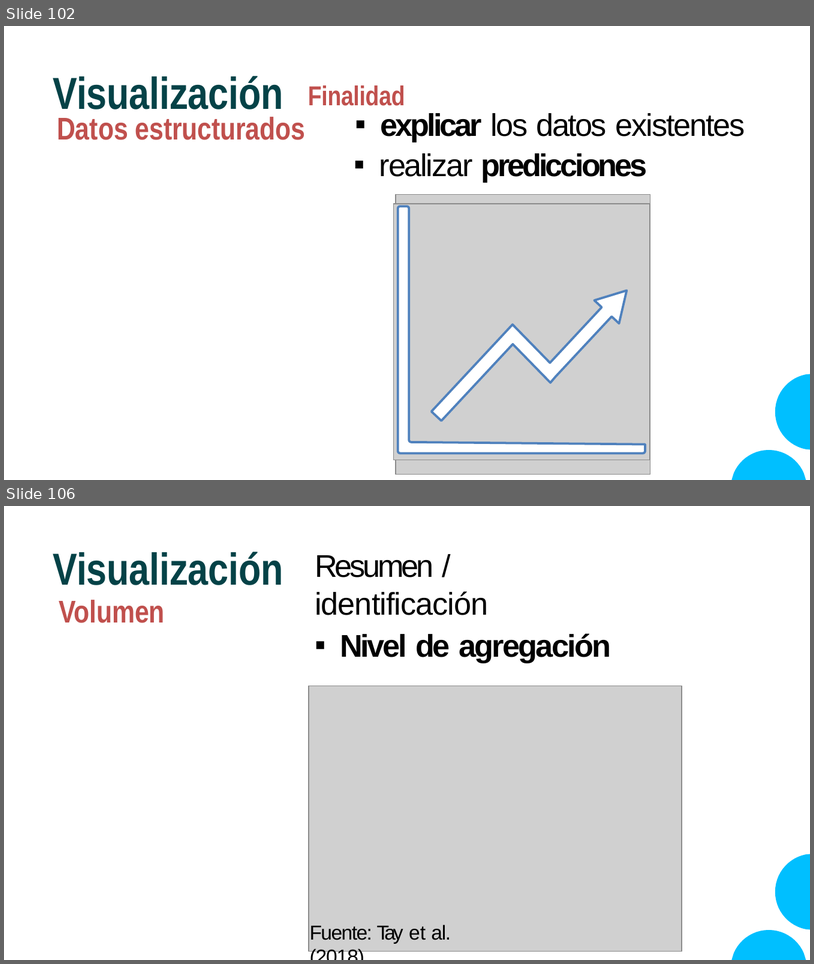
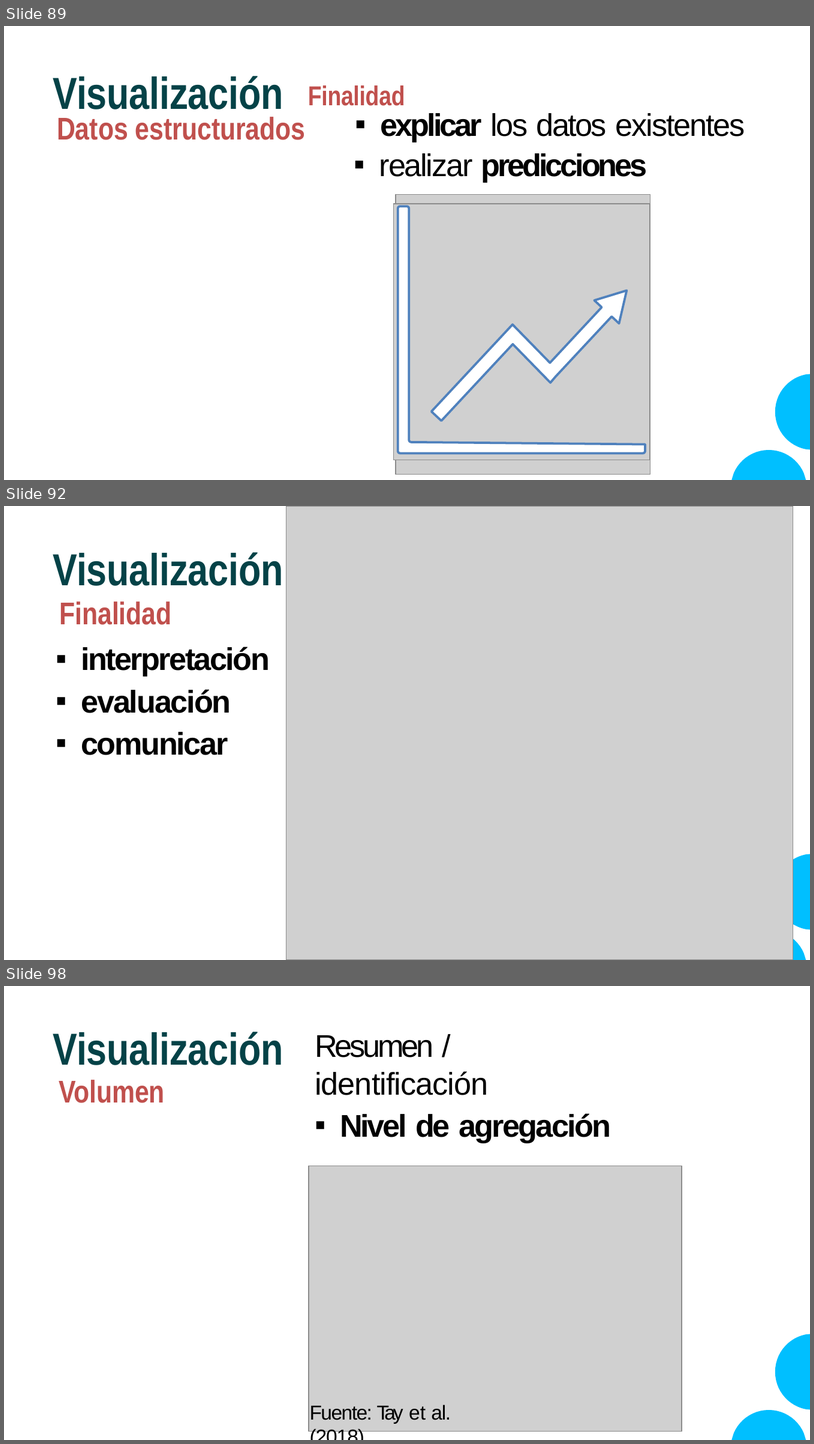
Before and after one commit to CodeWithJuancho/CE_IABD_BIU_SPS, a slide deck: SPS/UT1 - Fundamentos y Arquitectura de Big Data/UT1_1/UT1_1 - Fundamentos de Big Data.pptx. Shown one above the other, each under a label of ours: slides 102 and 106 before the commit, slides 89, 92 and 98 after it; the slides between them are not shown. The pictures are 814x964 and 814x1444 pixels, drawn with LibreOffice and Linux fonts; fonts in the diff are those of the drawing; grey boxes stand for pictures. Boxes give left, top, right and bottom in pixels: in the first picture for what was removed or moved away, otherwise in the second. Text is boxed around its words. In the diff, an @@ line names an element or a change of style, - is before the commit and + after.

```diff
--- a/SPS/UT1 - Fundamentos y Arquitectura de Big Data/UT1_1/UT1_1 - Fundamentos de Big Data.pptx
+++ b/SPS/UT1 - Fundamentos y Arquitectura de Big Data/UT1_1/UT1_1 - Fundamentos de Big Data.pptx
@@ slide 92 added at (4, 506, 810, 960), background #FFFFFF @@
@@ picture added at (286, 506, 794, 959) @@
@@ text added at (53, 552, 284, 625), 40 pt, text #044247, bold @@
+Visualización
+Finalidad
@@ freeform shape added at (306, 542, 311, 959), fill #4F81BD at 38% opacity @@
@@ text added at (81, 646, 270, 755), 28 pt, text #000000, bold @@
+▪ interpretación
+▪ evaluación
+▪ comunicar
@@ freeform shape added at (732, 853, 810, 959), fill #00BFFF @@
@@ what was slide 102 is now slide 89 @@
@@ what was slide 106 is now slide 98 @@
```
Also in this commit, not shown: 6 slides changed, 6 other slides added, 16 slides removed, 3 other files.
